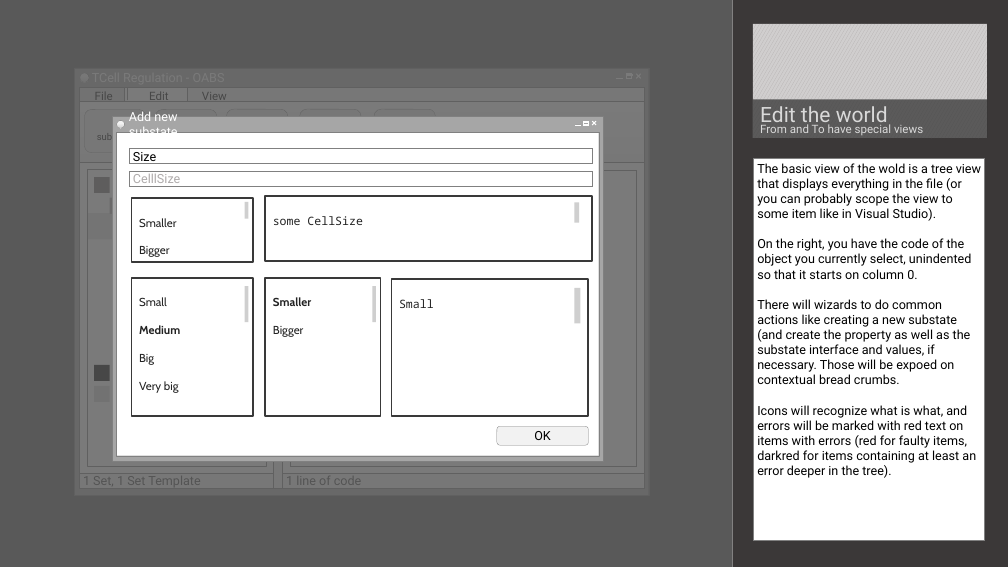
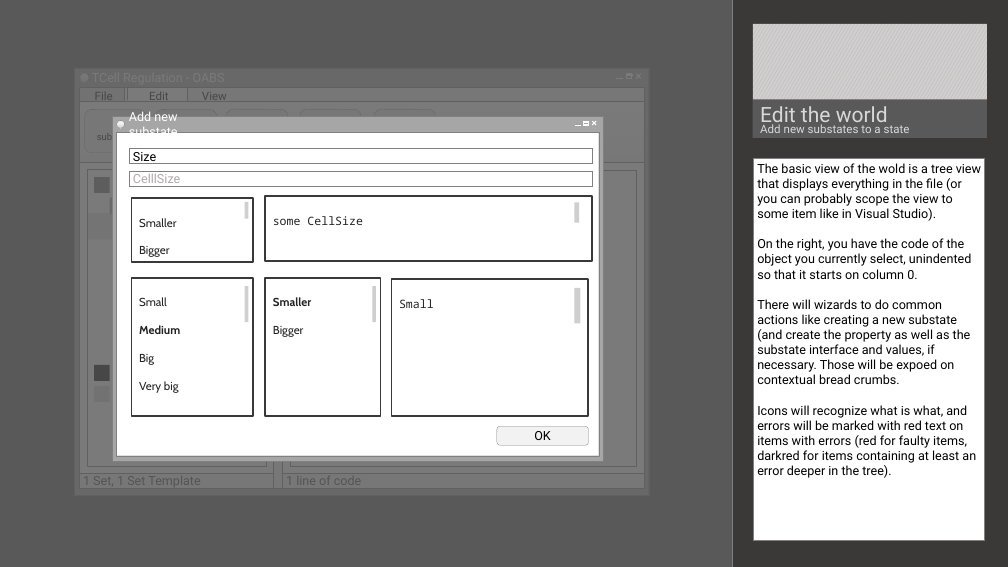
Before and after one commit to FremyCompany/OABS, a slide deck: slide 11 of UserInterface.pptx (slide 2 before the commit). Drawn at 1008x567 pixels with LibreOffice and Linux fonts; fonts in the diff are those of the drawing. Boxes give left, top, right and bottom in pixels: in the first picture for what was removed or moved away, otherwise in the second. Text is boxed around its words. In the diff, an @@ line names an element or a change of style, - is before the commit and + after.

```diff
--- a/UserInterface.pptx
+++ b/UserInterface.pptx
@@ text at box(760, 124, 910, 133): text changed @@
-From and To have special views
+Add new substates to a state
```
Also in this commit, not shown: 1 other slide changed, 7 slides added.
